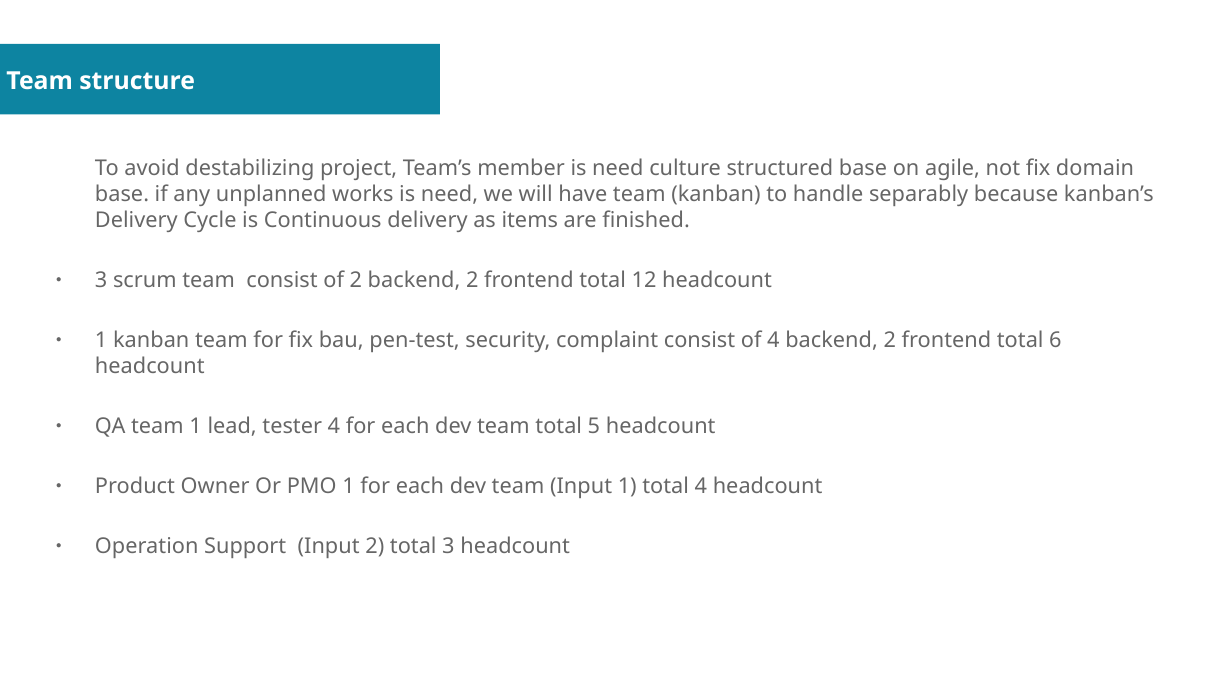
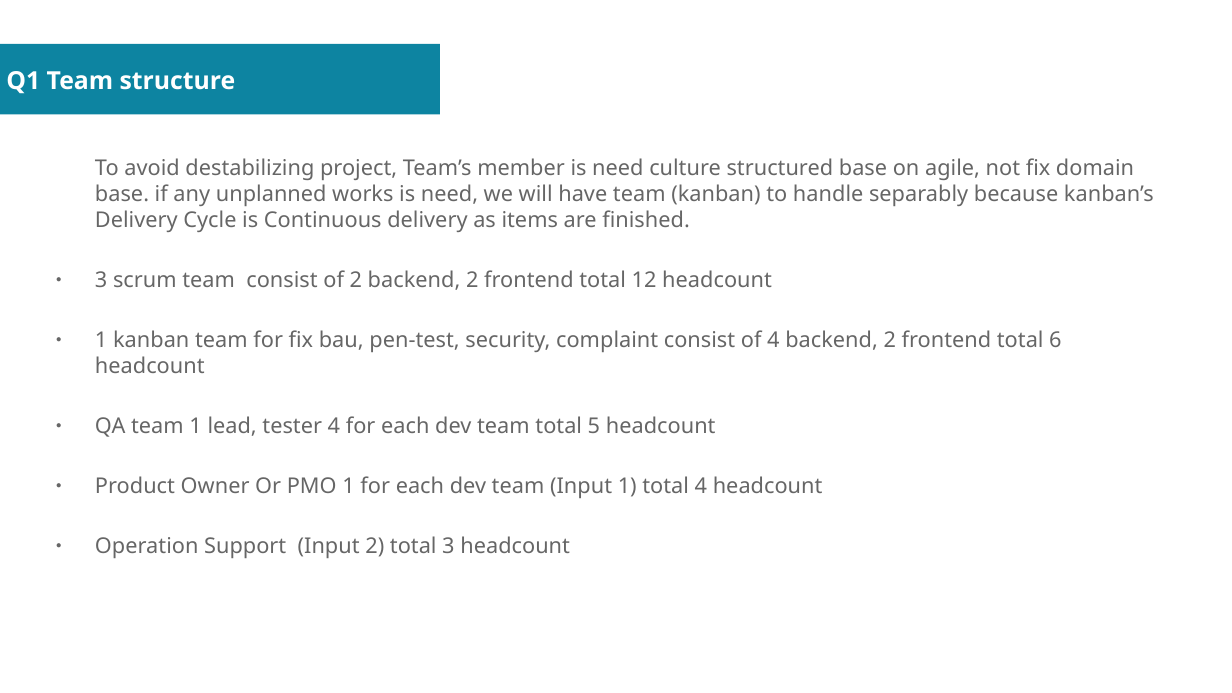
Before and after one commit to sovannotychea/ori-test, a slide deck: slide 2 of docs/01.odp. Drawn at 1232x693 pixels with LibreOffice and Linux fonts; fonts in the diff are those of the drawing. Boxes give left, top, right and bottom in pixels: in the first picture for what was removed or moved away, otherwise in the second. Text is boxed around its words. In the diff, an @@ line names an element or a change of style, - is before the commit and + after.

Commit message:
add 02

```diff
--- a/docs/01.odp
+++ b/docs/01.odp
@@ title at (6, 71, 236, 94): text changed @@
-Team structure
+Q1 Team structure
```
Also in this commit, not shown: 1 slide added.
